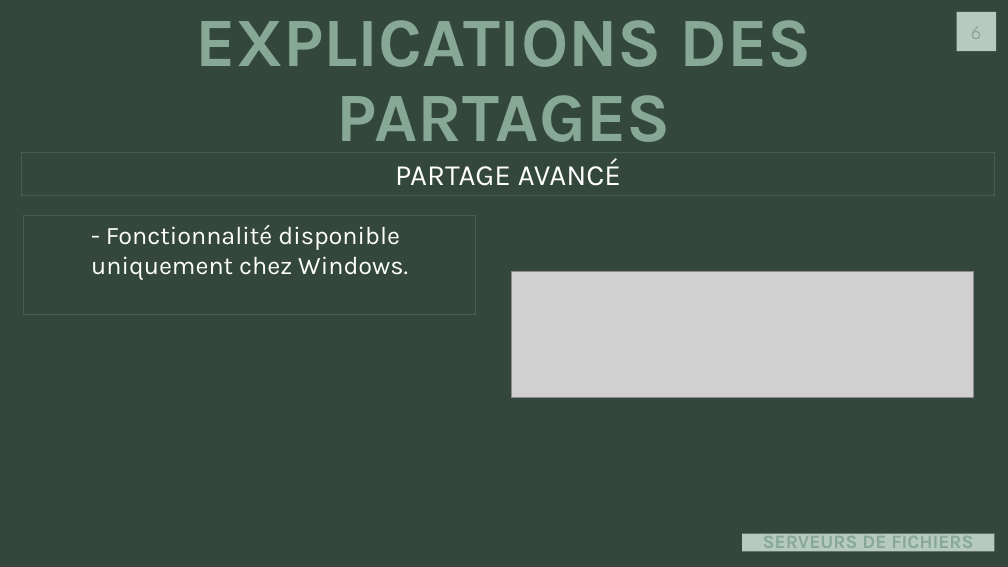
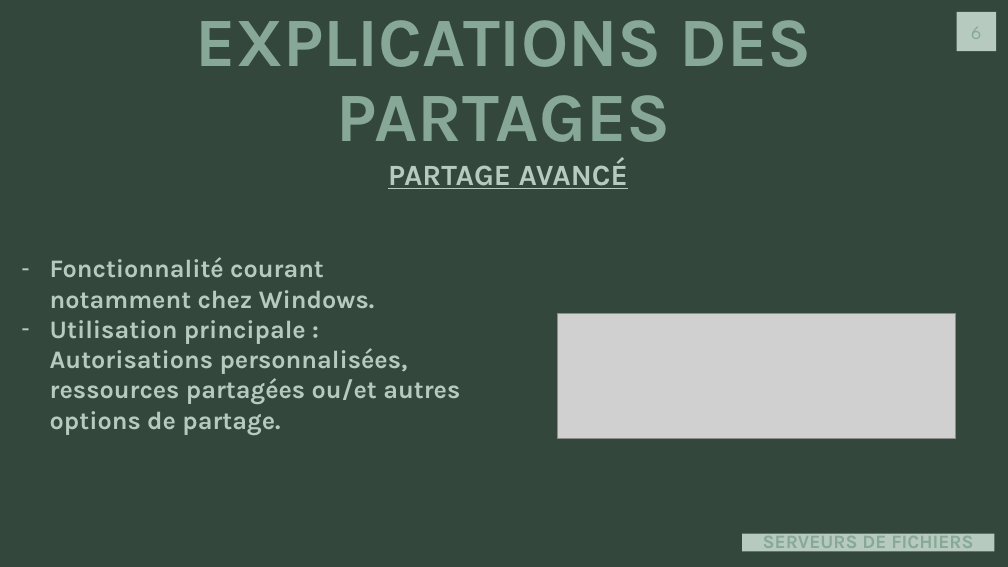
Before and after one commit to J0rg321/Serveur_Fichiers_ICT-123, a slide deck: slide 6 of SERVEUR ET FICHIERS D’IMPRESSION.pptx. Drawn at 1008x567 pixels with LibreOffice and Linux fonts; fonts in the diff are those of the drawing; grey boxes stand for pictures. Boxes give left, top, right and bottom in pixels: in the first picture for what was removed or moved away, otherwise in the second. Text is boxed around its words. In the diff, an @@ line names an element or a change of style, - is before the commit and + after.

```diff
--- a/SERVEUR ET FICHIERS D’IMPRESSION.pptx
+++ b/SERVEUR ET FICHIERS D’IMPRESSION.pptx
@@ text "PARTAGE AVANCÉ": place and size @@
-text "PARTAGE AVANCÉ" at box(22, 153, 994, 196)
+text "PARTAGE AVANCÉ" at box(388, 159, 628, 189)
@@ text "PARTAGE AVANCÉ" at box(388, 159, 628, 189): text colour #FFFFFF to #B6CABF, bold on, underline on; outline #455F51 0.75 pt to none @@
@@ text "Fonctionnalité courant notamment chez Windows.": place and size @@
-text "Fonctionnalité courant notamment chez Windows." at box(23, 216, 476, 315)
+text "Fonctionnalité courant notamment chez Windows." at box(50, 257, 460, 435)
@@ text "Fonctionnalité courant notamment chez Windows." at box(50, 257, 460, 435): outline #455F51 0.75 pt to none @@
@@ text at box(50, 257, 460, 435): text changed; text colour #FFFFFF to #B6CABF; bold on @@
-- Fonctionnalité disponible uniquement chez Windows.
+– Fonctionnalité courant notamment chez Windows.
+– Utilisation principale : Autorisations personnalisées, ressources partagées ou/et autres options de partage.
@@ picture: place and size @@
-picture at box(511, 271, 973, 397)
+picture at box(557, 313, 955, 439)
```
Also in this commit, not shown: 6 other slides changed.
